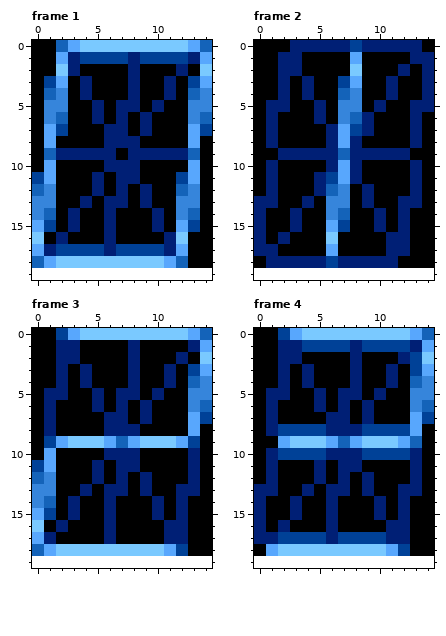
Two states of a pixel-art file, img/vfd.aseprite. The picture above was drawn from the file before the commit.
15x19 pixels, 4 frames. Shown: frame 1, frame 2, frame 3, frame 4. The old version is drawn lined up with the new one, on the new canvas. The commit also changed other frames, which this record leaves out.
And afterwards:
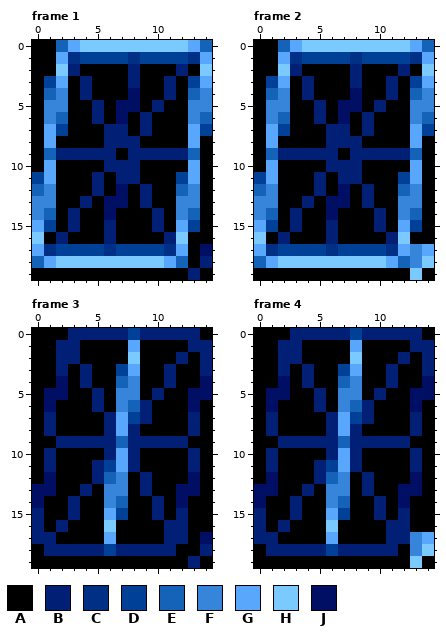
Palette (. is transparent): A #000000  B #001f75  C #003086  D #004197  E #1463b9  F #3685db  G #58a7fd  H #7ac9ff  J #000e64
Changes in this commit:
canvas 15x19 -> 15x20
--- frame 1
@@ x 0..14 @@
  0 AAEGHHHHHHHHHGE
- 1 AAGBDDDDBDDDDBG
+ 1 AAGCDDDDCDDDDCG
  2 AAHBAAAABAAABAH
  3 ADGABAAABAABADG
- 4 AEFABAAABAABAEF
- 5 AFFAABABBABAAFF
- 6 AFEAABABABAAAFE
+ 4 AEFABAAAJAABAEF
+ 5 AFFAABAJJABAAFF
+ 6 AFEAABAJABAAAFE
  7 AGDAAABBABAAAGD
@@ x 0..14 @@
 11 DGAAABABBAAADGA
-12 EFAAABABABAAEFA
-13 FFAABABBABAAFFA
-14 FEABAABAAABAFEA
+12 EFAAABAJABAAEFA
+13 FFAABAJJABAAFFA
+14 FEABAAJAAABAFEA
 15 GDABAABAAABAGDA
 16 HABAAABAAAABHAA
-17 GBDDDDBDDDDBGAA
-18 EGHHHHHHHHHGEAA
-19 ...............
+17 GCDDDDCDDDDCGAJ
+18 EGHHHHHHHHHGEAB
+19 AAAAAAAAAAAAABA
--- frame 2
@@ x 0..14 @@
- 0 AAABBBBBDBBBBBA
- 1 AABBAAAAGAAAABB
- 2 AABBAAAAHAAABAB
- 3 AABABAADGAABAAB
- 4 AABABAAEFAABAAB
- 5 ABBAABAFFABAABB
- 6 ABAAABAFEBAAABA
- 7 ABAAAABGDBAAABA
- 8 ABAAAABGBAAAABA
- 9 AABBBBBEBBBBBAA
-10 ABAAAABGBAAAABA
-11 ABAAABDGBAAAABA
-12 ABAAABEFABAAABA
-13 BBAABAFFABAABBA
-14 BAABAAFEAABABAA
-15 BAABAAGDAABABAA
-16 BABAAAHAAAABBAA
-17 BBAAAAGAAAABBAA
-18 ABBBBBDBBBBBAAA
-19 ...............
+ 0 AAEGHHHHHHHHHGE
+ 1 AAGCDDDDCDDDDCG
+ 2 AAHBAAAABAAABAH
+ 3 ADGABAAABAABADG
+ 4 AEFABAAAJAABAEF
+ 5 AFFAABAJJABAAFF
+ 6 AFEAABAJABAAAFE
+ 7 AGDAAABBABAAAGD
+ 8 AGAAAABBBAAAAGA
+ 9 AEBBBBBABBBBBEA
+10 AGAAAABBBAAAAGA
+11 DGAAABABBAAADGA
+12 EFAAABAJABAAEFA
+13 FFAABAJJABAAFFA
+14 FEABAAJAAABAFEA
+15 GDABAABAAABAGDA
+16 HABAAABAAAABHAA
+17 GCDDDDCDDDDCGFG
+18 EGHHHHHHHHHGEFH
+19 AAAAAAAAAAAAAHA
--- frame 3
@@ x 0..14 @@
- 0 AADGHHHHHHHHHGE
- 1 AABBAAAABAAAABG
- 2 AABBAAAABAAABAH
- 3 AABABAAABAABADG
- 4 AABABAAABAABAEF
- 5 ABBAABABBABAAFF
- 6 ABAAABABABAAAFE
- 7 ABAAAABBABAAAGD
- 8 ABAAAABBBAAAAGA
- 9 ADGHHHGEGHHHGDA
-10 AGAAAABBBAAAABA
-11 DGAAABABBAAAABA
-12 EFAAABABABAAABA
-13 FFAABABBABAABBA
-14 FEABAABAAABABAA
-15 GDABAABAAABABAA
-16 HABAAABAAAABBAA
-17 GBAAAABAAAABBAA
-18 EGHHHHHHHHHGDAA
-19 ...............
+ 0 AAABBBBBDBBBBBA
+ 1 AABBAAAAGAAAABB
+ 2 AABBAAAAHAAABAB
+ 3 AABABAADGAABAAB
+ 4 AAJABAAEFAABAAJ
+ 5 AJJAABAFFABAAJJ
+ 6 AJAAABAFEBAAAJA
+ 7 ABAAAABGDBAAABA
+ 8 ABAAAABGBAAAABA
+ 9 AABBBBBEBBBBBAA
+10 ABAAAABGBAAAABA
+11 ABAAABDGBAAAABA
+12 AJAAABEFABAAAJA
+13 JJAABAFFABAAJJA
+14 JAABAAFEAABAJAA
+15 BAABAAGDAABABAA
+16 BABAAAHAAAABBAA
+17 BBAAAAGAAAABBAJ
+18 ABBBBBDBBBBBAAB
+19 AAAAAAAAAAAAABA
--- frame 4
@@ x 0..14 @@
- 0 AADGHHHHHHHHHGE
- 1 AABBDDDDBDDDDBG
- 2 AABBAAAABAAABDH
- 3 AABABAAABAABADG
- 4 AABABAAABAABAEF
- 5 ABBAABABBABAAFF
- 6 ABAAABABABAAAFE
- 7 ABAAAABBABAAAGD
- 8 ABDDDDBBBDDDDGA
- 9 AAGHHHGEGHHHGEA
-10 ABDDDDBBBDDDDBA
-11 ABAAABABBAAAABA
-12 ABAAABABABAAABA
-13 BBAABABBABAABBA
-14 BAABAABAAABABAA
-15 BAABAABAAABABAA
-16 BABAAABAAAABBAA
-17 BBDDDDBDDDDBBAA
-18 AGHHHHHHHHHGDAA
-19 ...............
+ 0 AAABBBBBDBBBBBA
+ 1 AABBAAAAGAAAABB
+ 2 AABBAAAAHAAABAB
+ 3 AABABAADGAABAAB
+ 4 AAJABAAEFAABAAJ
+ 5 AJJAABAFFABAAJJ
+ 6 AJAAABAFEBAAAJA
+ 7 ABAAAABGDBAAABA
+ 8 ABAAAABGBAAAABA
+ 9 AABBBBBEBBBBBAA
+10 ABAAAABGBAAAABA
+11 ABAAABDGBAAAABA
+12 AJAAABEFABAAAJA
+13 JJAABAFFABAAJJA
+14 JAABAAFEAABAJAA
+15 BAABAAGDAABABAA
+16 BABAAAHAAAABBAA
+17 BBAAAAGAAAABBFG
+18 ABBBBBDBBBBBAFH
+19 AAAAAAAAAAAAAHA
Pixel boxes of the changes (left, top, right, bottom) in both pictures:
changed: (68, 52, 140, 124)
changed: (188, 52, 200, 64)
changed: (32, 184, 212, 280)
changed: (254, 40, 434, 280)
changed: (32, 328, 212, 568)
changed: (254, 328, 434, 568)
